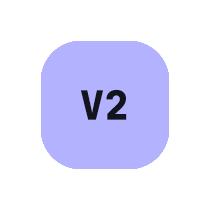
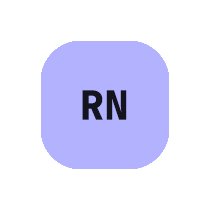
Before/after of a (210, 210) layered artwork. What changed in the layer stack:
added group "Mania" with 36 layers above "Special" over [41, 41, 169, 169]
added group "selection-mod-random@2x" with 2 layers in group "Mania" over [41, 41, 169, 169]
added layer "Rectangle 9" (1st of 30, in "Mania" › "selection-mod-random@2x") in group "selection-mod-random@2x" over [41, 41, 169, 169]
added group "selection-mod-mirror@2x" with 2 layers in group "Mania" over [41, 41, 169, 169]
added layer "Rectangle 9" (2nd of 30, in "Mania" › "selection-mod-mirror@2x") in group "selection-mod-mirror@2x" over [41, 41, 169, 169]
added group "selection-mod-keyCoop@2x" with 2 layers in group "Mania" over [41, 41, 169, 169]
added layer "Rectangle 9" (3rd of 30, in "Mania" › "selection-mod-keyCoop@2x") in group "selection-mod-keyCoop@2x" over [41, 41, 169, 169]
added group "selection-mod-key9@2x" with 2 layers in group "Mania" over [41, 41, 169, 169]
added layer "Rectangle 9" (4th of 30, in "Mania" › "selection-mod-key9@2x") in group "selection-mod-key9@2x" over [41, 41, 169, 169]
added group "selection-mod-key8@2x" with 2 layers in group "Mania" over [41, 41, 169, 169]
added layer "Rectangle 9" (5th of 30, in "Mania" › "selection-mod-key8@2x") in group "selection-mod-key8@2x" over [41, 41, 169, 169]
added group "selection-mod-key7@2x" with 2 layers in group "Mania" over [41, 41, 169, 169]
added layer "Rectangle 9" (6th of 30, in "Mania" › "selection-mod-key7@2x") in group "selection-mod-key7@2x" over [41, 41, 169, 169]
added group "selection-mod-key6@2x" with 2 layers in group "Mania" over [41, 41, 169, 169]
added layer "Rectangle 9" (7th of 30, in "Mania" › "selection-mod-key6@2x") in group "selection-mod-key6@2x" over [41, 41, 169, 169]
added group "selection-mod-key5@2x" with 2 layers in group "Mania" over [41, 41, 169, 169]
…and 44 more changes (27 added, 17 stack)
